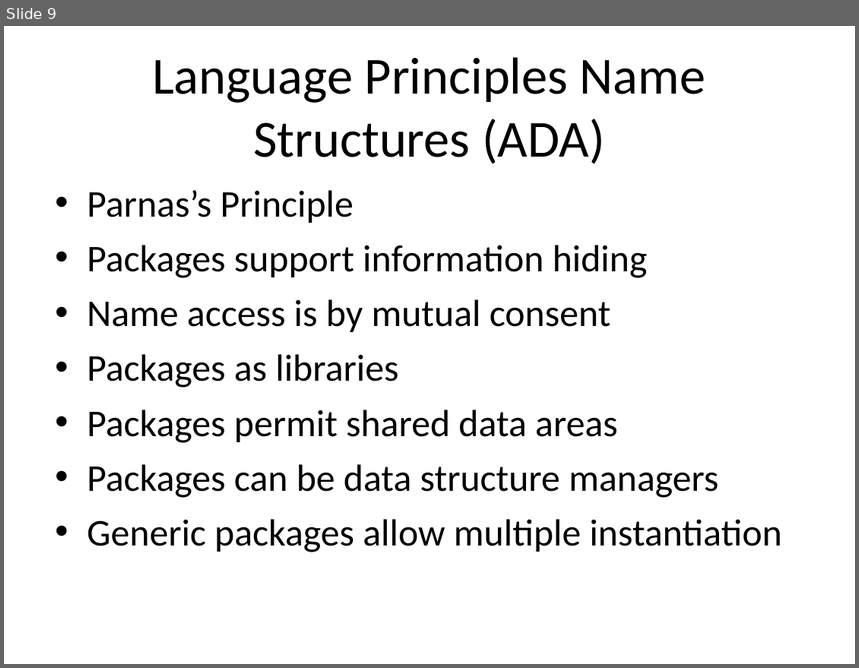
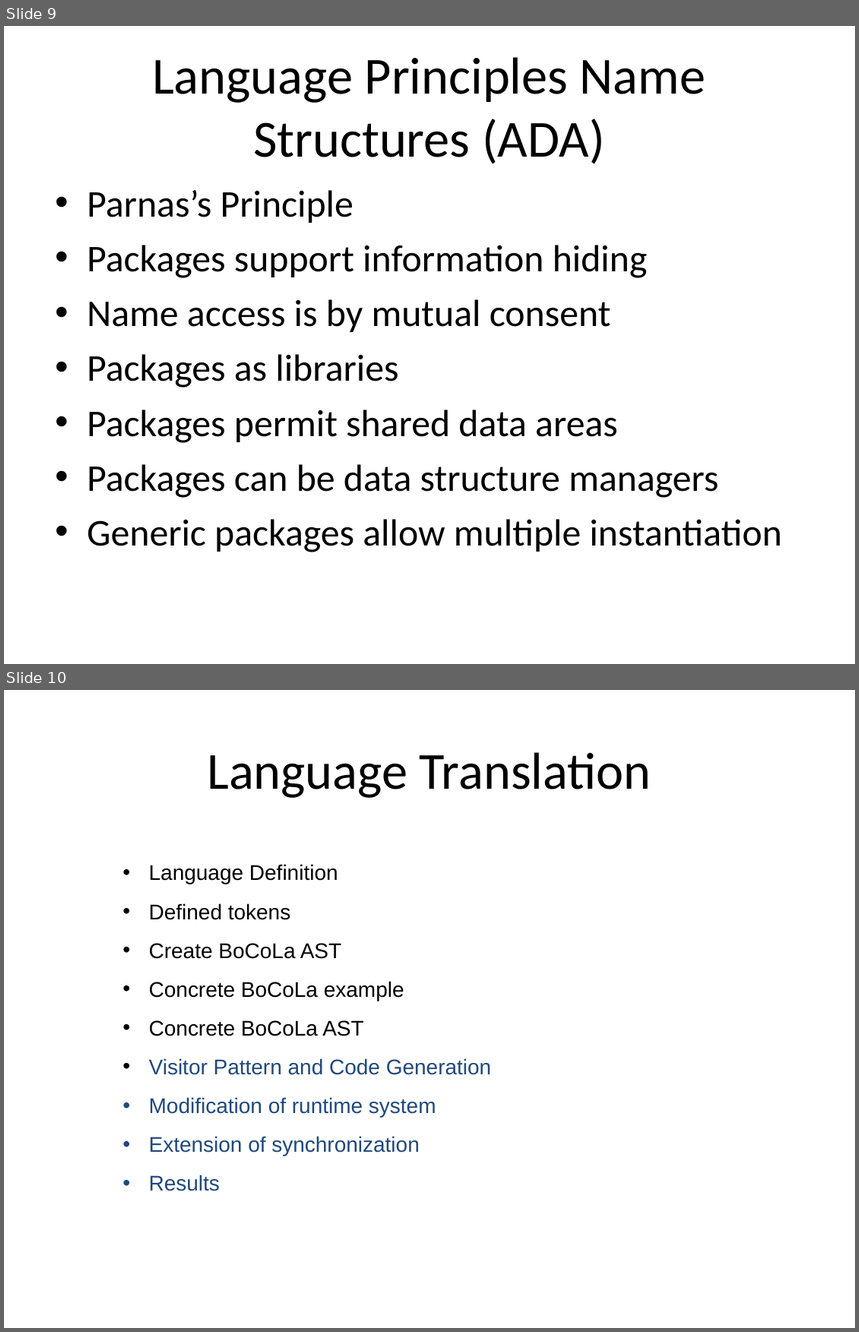
Before and after one commit to isurup/kalle-martin-group, a slide deck: SSE2/slides/4 Language.ppt. Shown one above the other, each under a label of ours: slide 9 before the commit, slides 9 and 10 after it. The pictures are 859x668 and 859x1332 pixels, drawn with LibreOffice and Linux fonts; fonts in the diff are those of the drawing. Boxes give left, top, right and bottom in pixels: in the first picture for what was removed or moved away, otherwise in the second. Text is boxed around its words. In the diff, an @@ line names an element or a change of style, - is before the commit and + after.

```diff
--- a/SSE2/slides/4 Language.ppt
+++ b/SSE2/slides/4 Language.ppt
@@ slide 10 added at box(4, 690, 855, 1328), background #FFFFFF @@
@@ title added at box(207, 752, 652, 798), 44 pt, text #000000 @@
+Language Translation
@@ text added at box(149, 864, 491, 1192), 18 pt, text #1F497D @@
+• Language Definition
+• Defined tokens
+• Create BoCoLa AST
+• Concrete BoCoLa example
+• Concrete BoCoLa AST
+• Visitor Pattern and Code Generation
+• Modification of runtime system
+• Extension of synchronization
+• Results
```
Also in this commit, not shown: 3 other slides added, 1 slide removed.
